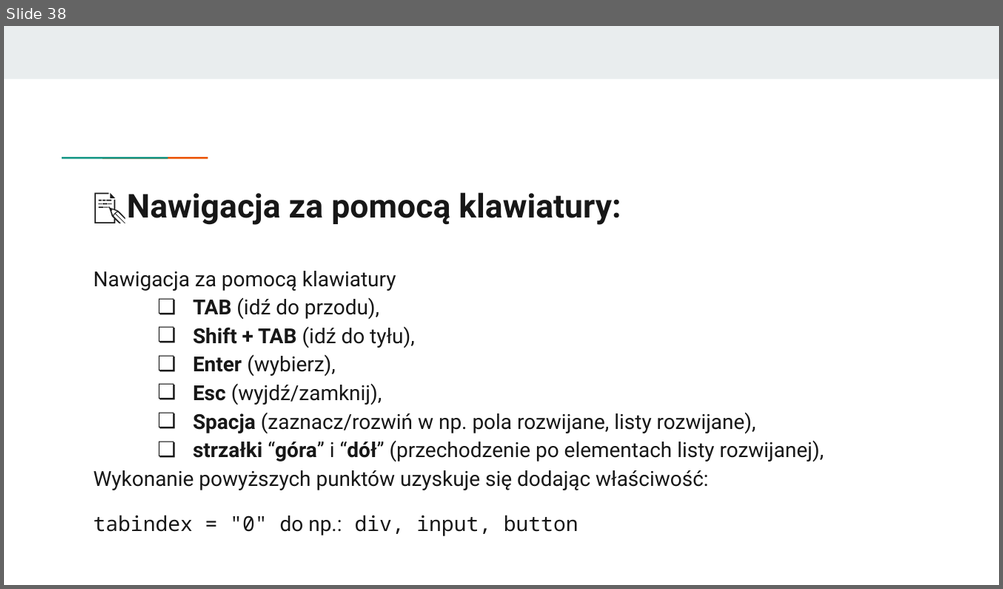
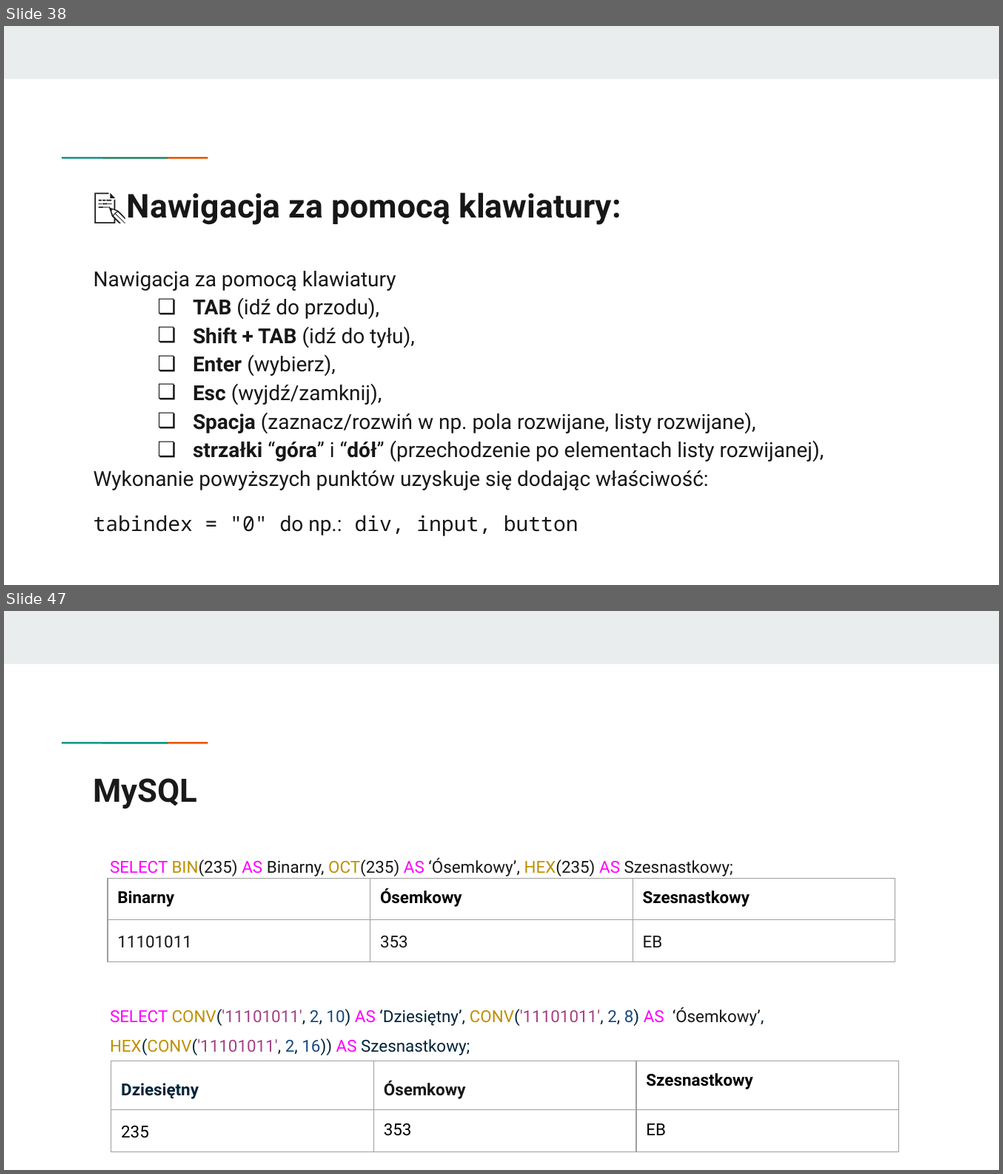
Before and after one commit to KasiaKasia/PRZEDMIOTY, a slide deck: ZASTOSOWANIE_INFORMATYKI/1A-gr_2/Zastosowanie informatyki - 1A gr. 2.pptx. Shown one above the other, each under a label of ours: slide 38 before the commit, slides 38 and 47 after it; the slides between them are not shown. The pictures are 1003x589 and 1003x1174 pixels, drawn with LibreOffice and Linux fonts; fonts in the diff are those of the drawing. Boxes give left, top, right and bottom in pixels: in the first picture for what was removed or moved away, otherwise in the second. Text is boxed around its words. In the diff, an @@ line names an element or a change of style, - is before the commit and + after.

```diff
--- a/ZASTOSOWANIE_INFORMATYKI/1A-gr_2/Zastosowanie informatyki - 1A gr. 2.pptx
+++ b/ZASTOSOWANIE_INFORMATYKI/1A-gr_2/Zastosowanie informatyki - 1A gr. 2.pptx
@@ slide 47 added at <box>4,611,999,1170</box>, background #FFFFFF; not listed: 3 template elements that a slide beside it also shows @@
@@ title added at <box>94,778,198,809</box>, 23.4 pt, text #1A1A1A, bold @@
+MySQL
@@ text added at <box>110,857,764,1056</box>, 12 pt, text #171717 @@
+SELECT BIN(235) AS Binarny, OCT(235) AS ‘Ósemkowy’, HEX(235) AS Szesnastkowy;
+SELECT CONV('11101011', 2, 10) AS ‘Dziesiętny’, CONV('11101011', 2, 8) AS ‘Ósemkowy’, HEX(CONV('11101011', 2, 16)) AS Szesnastkowy;
@@ table added at <box>108,879,895,1170</box>, 2 rows, 3 columns @@
+Binarny | Ósemkowy | Szesnastkowy
+11101011 | 353 | EB
@@ table added at <box>111,1062,899,1170</box>, 2 rows, 3 columns @@
+Dziesiętny | Ósemkowy | Szesnastkowy
+235 | 353 | EB
```
Also in this commit, not shown: 8 other slides added, 3 other files.
